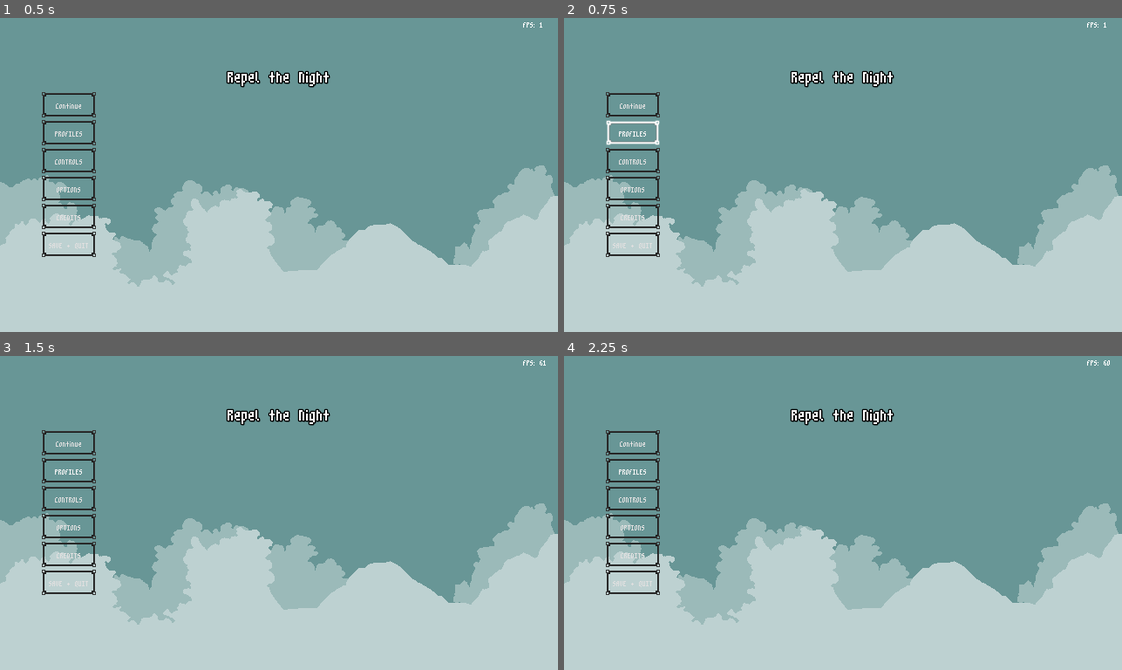
Above: before the commit, frames 1-4 (two rows, left to right).
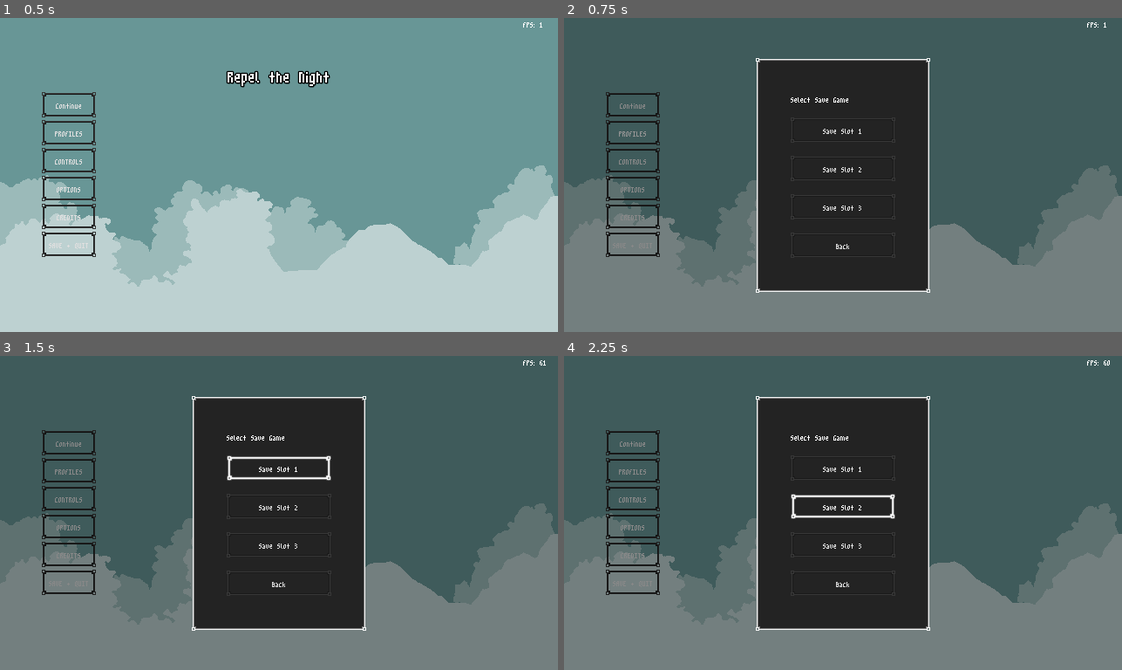
Above: after the commit, the same moments.

Repository: Netizen-Sys10/repel-the-night
Game: Godot game, scene res://main.tscn
Same seed, same stepped clock (60 frames per second), same inputs: the game is played once before the commit and once after it.
Inputs (mouse positions are in pixels of both pictures, inside the frame that each line leads up to):
- Up to frame 1 (0.5 s): no input
- Up to frame 2 (0.75 s): click "PROFILES" at 0.5 s
- Up to frame 3 (1.5 s): click (279, 469) at 1.25 s, where only the run after the commit has a clickable "Save Slot 1"
- Up to frame 4 (2.25 s): click (843, 506) at 2 s, where only the run after the commit has a clickable "Save Slot 2"

Frame 1 is identical in both runs. In frame 2, 99% of the frame differs, in the area x 0-100%, y 0-100%; in frame 3, 99%; in frame 4, 99%.

Commit message:
Added ProfilesMenu

Diff:
--- a/Menu/ControlsMenu/controls_menu.tscn
+++ b/Menu/ControlsMenu/controls_menu.tscn
@@ -1,12 +1,12 @@
-[gd_scene load_steps=28 format=3 uid="uid://c1evf3diuxii3"]
+[gd_scene load_steps=35 format=3 uid="uid://c1evf3diuxii3"]
 
 [ext_resource type="Script" path="res://Menu/ControlsMenu/controls_menu.gd" id="1_i2mfk"]
 [ext_resource type="Script" path="res://Assets/Themes/animatedTextureRect.gd" id="2_ip0qr"]
 [ext_resource type="Texture2D" uid="uid://bbe4m7hll113q" path="res://Menu/ControlsMenu/Button-Sheet_right.png" id="3_alfja"]
 [ext_resource type="Texture2D" uid="uid://b4kigmu5ssibd" path="res://Menu/ControlsMenu/Button-Sheet_left.png" id="3_mshy5"]
 [ext_resource type="Texture2D" uid="uid://ce5momd7685dk" path="res://Menu/ControlsMenu/Button-Sheet_down.png" id="4_0mf11"]
-[ext_resource type="Texture2D" uid="uid://bdqc8e3ayqtbn" path="res://Menu/ControlsMenu/Button_shift.png" id="4_rxyp1"]
 [ext_resource type="Texture2D" uid="uid://bx8ckq80iqhs7" path="res://Menu/ControlsMenu/Button-Sheet_up.png" id="6_xniih"]
+[ext_resource type="Texture2D" uid="uid://4kn4xxxhpcm2" path="res://Menu/ControlsMenu/Button_shift-Sheet.png" id="7_fplaq"]
 
 [sub_resource type="AtlasTexture" id="AtlasTexture_8r8o6"]
 atlas = ExtResource("3_mshy5")
@@ -139,6 +139,18 @@
 atlas = ExtResource("4_0mf11")
 region = Rect2(48, 0, 24, 24)
 
+[sub_resource type="AtlasTexture" id="AtlasTexture_y3bdh"]
+atlas = ExtResource("7_fplaq")
+region = Rect2(0, 0, 48, 24)
+
+[sub_resource type="AtlasTexture" id="AtlasTexture_im6i6"]
+atlas = ExtResource("7_fplaq")
+region = Rect2(48, 0, 48, 24)
+
+[sub_resource type="AtlasTexture" id="AtlasTexture_6jvva"]
+atlas = ExtResource("7_fplaq")
+region = Rect2(96, 0, 48, 24)
+
 [sub_resource type="SpriteFrames" id="SpriteFrames_3hvfk"]
 animations = [{
 "frames": [{
@@ -167,6 +179,49 @@
 }],
 "loop": true,
 "name": &"button_hold",
+"speed": 5.0
+}, {
+"frames": [{
+"duration": 1.0,
+"texture": SubResource("AtlasTexture_y3bdh")
+}, {
+"duration": 1.0,
+"texture": SubResource("AtlasTexture_im6i6")
+}, {
+"duration": 1.0,
+"texture": SubResource("AtlasTexture_6jvva")
+}],
+"loop": true,
+"name": &"button_shift",
+"speed": 5.0
+}]
+
+[sub_resource type="AtlasTexture" id="AtlasTexture_bg2qj"]
+atlas = ExtResource("7_fplaq")
+region = Rect2(0, 0, 48, 24)
+
+[sub_resource type="AtlasTexture" id="AtlasTexture_55m74"]
+atlas = ExtResource("7_fplaq")
+region = Rect2(48, 0, 48, 24)
+
+[sub_resource type="AtlasTexture" id="AtlasTexture_xd72t"]
+atlas = ExtResource("7_fplaq")
+region = Rect2(96, 0, 48, 24)
+
+[sub_resource type="SpriteFrames" id="SpriteFrames_2jm4i"]
+animations = [{
+"frames": [{
+"duration": 1.0,
+"texture": SubResource("AtlasTexture_bg2qj")
+}, {
+"duration": 1.0,
+"texture": SubResource("AtlasTexture_55m74")
+}, {
+"duration": 8.0,
+"texture": SubResource("AtlasTexture_xd72t")
+}],
+"loop": true,
+"name": &"button_shift",
 "speed": 5.0
 }]
 
@@ -288,10 +343,15 @@
 layout_mode = 2
 alignment = 1
 
-[node name="TextureRect" type="TextureRect" parent="PanelContainer/MarginContainer/HBoxContainer/VBoxContainer/HBoxContainer4"]
-layout_mode = 2
-texture = ExtResource("4_rxyp1")
-stretch_mode = 2
+[node name="AnimatedTextureRect" type="TextureRect" parent="PanelContainer/MarginContainer/HBoxContainer/VBoxContainer/HBoxContainer4"]
+layout_mode = 2
+texture = SubResource("AtlasTexture_bg2qj")
+script = ExtResource("2_ip0qr")
+sprites = SubResource("SpriteFrames_2jm4i")
+autoplay = true
+Animation = "button_shift"
+Frame = 0
+"Speed Scale" = 1.0
 
 [node name="VBoxContainer2" type="VBoxContainer" parent="PanelContainer/MarginContainer/HBoxContainer"]
 layout_mode = 2
--- /dev/null
+++ b/Menu/ProfilesMenu/profiles_menu.gd
@@ -0,0 +1,9 @@
+extends Control
+
+func _unhandled_input(event: InputEvent) -> void:
+	if event.is_action_pressed("ui_cancel"):
+		_on_exit_pressed()
+
+func _on_exit_pressed() -> void:
+	if get_parent().has_method("_pop_and_push"):
+		get_parent()._pop_and_push("TitleMenu")
--- /dev/null
+++ b/Menu/ProfilesMenu/profiles_menu.tscn
@@ -0,0 +1,92 @@
+[gd_scene load_steps=2 format=3 uid="uid://1287m7effsev"]
+
+[ext_resource type="Script" path="res://Menu/ProfilesMenu/profiles_menu.gd" id="1_54wjb"]
+
+[node name="ProfilesMenu" type="Control"]
+layout_mode = 3
+anchors_preset = 15
+anchor_right = 1.0
+anchor_bottom = 1.0
+grow_horizontal = 2
+grow_vertical = 2
+script = ExtResource("1_54wjb")
+
+[node name="Background" type="ColorRect" parent="."]
+layout_mode = 1
+anchors_preset = 15
+anchor_right = 1.0
+anchor_bottom = 1.0
+grow_horizontal = 2
+grow_vertical = 2
+color = Color(0, 0, 0, 0.392157)
+
+[node name="PanelContainer" type="PanelContainer" parent="."]
+layout_mode = 1
+anchors_preset = 8
+anchor_left = 0.5
+anchor_top = 0.5
+anchor_right = 0.5
+anchor_bottom = 0.5
+offset_left = -99.0
+offset_top = -110.0
+offset_right = 99.0
+offset_bottom = 110.0
+grow_horizontal = 2
+grow_vertical = 2
+
+[node name="MarginContainer" type="MarginContainer" parent="PanelContainer"]
+layout_mode = 2
+theme_override_constants/margin_left = 32
+theme_override_constants/margin_top = 32
+theme_override_constants/margin_right = 32
+theme_override_constants/margin_bottom = 32
+
+[node name="HBoxContainer" type="HBoxContainer" parent="PanelContainer/MarginContainer"]
+layout_mode = 2
+theme_override_constants/separation = 15
+
+[node name="VBoxContainer2" type="VBoxContainer" parent="PanelContainer/MarginContainer/HBoxContainer"]
+layout_mode = 2
+theme_override_constants/separation = 15
+
+[node name="Label" type="Label" parent="PanelContainer/MarginContainer/HBoxContainer/VBoxContainer2"]
+layout_mode = 2
+text = "Select Save Game"
+vertical_alignment = 1
+
+[node name="HBoxContainer" type="HBoxContainer" parent="PanelContainer/MarginContainer/HBoxContainer/VBoxContainer2"]
+custom_minimum_size = Vector2(0, 24)
+layout_mode = 2
+theme_override_constants/separation = 20
+
+[node name="Slot 1" type="Button" parent="PanelContainer/MarginContainer/HBoxContainer/VBoxContainer2/HBoxContainer"]
+custom_minimum_size = Vector2(120, 0)
+layout_mode = 2
+text = "Save Slot 1"
+
+[node name="HBoxContainer2" type="HBoxContainer" parent="PanelContainer/MarginContainer/HBoxContainer/VBoxContainer2"]
+custom_minimum_size = Vector2(0, 24)
+layout_mode = 2
+theme_override_constants/separation = 20
+
+[node name="Slot 1" type="Button" parent="PanelContainer/MarginContainer/HBoxContainer/VBoxContainer2/HBoxContainer2"]
+custom_minimum_size = Vector2(120, 0)
+layout_mode = 2
+text = "Save Slot 2"
+
+[node name="HBoxContainer5" type="HBoxContainer" parent="PanelContainer/MarginContainer/HBoxContainer/VBoxContainer2"]
+custom_minimum_size = Vector2(0, 24)
+layout_mode = 2
+theme_override_constants/separation = 20
+
+[node name="Slot 1" type="Button" parent="PanelContainer/MarginContainer/HBoxContainer/VBoxContainer2/HBoxContainer5"]
+custom_minimum_size = Vector2(120, 0)
+layout_mode = 2
+text = "Save Slot 3
+"
+
+[node name="BackButton" type="Button" parent="PanelContainer/MarginContainer/HBoxContainer/VBoxContainer2"]
+layout_mode = 2
+text = "Back"
+
+[connection signal="button_down" from="PanelContainer/MarginContainer/HBoxContainer/VBoxContainer2/BackButton" to="." method="_on_exit_pressed"]
--- a/Menu/TitleMenu/title_menu.gd
+++ b/Menu/TitleMenu/title_menu.gd
@@ -13,5 +13,9 @@
 	if get_parent().has_method("_push_scene"):
 		get_parent()._push_scene("ControlsMenu")
 
+func _on_profiles_pressed() -> void:
+	if get_parent().has_method("_push_scene"):
+		get_parent()._push_scene("ProfilesMenu")
+
 func _on_exit_pressed() -> void:
 	get_tree().quit()
--- a/Menu/TitleMenu/title_menu.tscn
+++ b/Menu/TitleMenu/title_menu.tscn
@@ -84,6 +84,7 @@
 text = "SAVE + QUIT"
 
 [connection signal="button_down" from="MarginContainer/HButtonContainer/VButtonContainer/StartButton" to="." method="_on_start_pressed"]
+[connection signal="button_down" from="MarginContainer/HButtonContainer/VButtonContainer/ProfilesButton" to="." method="_on_profiles_pressed"]
 [connection signal="button_down" from="MarginContainer/HButtonContainer/VButtonContainer/ControlsButton" to="." method="_on_controls_pressed"]
 [connection signal="button_down" from="MarginContainer/HButtonContainer/VButtonContainer/OptionsButton" to="." method="_on_options_pressed"]
 [connection signal="button_down" from="MarginContainer/HButtonContainer/VButtonContainer/ExitButton" to="." method="_on_exit_pressed"]
--- a/Menu/menu.gd
+++ b/Menu/menu.gd
@@ -8,7 +8,8 @@
 var scenes  : Dictionary = {
 	"TitleMenu" : load("res://Menu/TitleMenu/title_menu.tscn"),
 	"OptionsMenu" : load("res://Menu/OptionsMenu/options_menu.tscn"),
-	"ControlsMenu" : load("res://Menu/ControlsMenu/controls_menu.tscn")
+	"ControlsMenu" : load("res://Menu/ControlsMenu/controls_menu.tscn"),
+	"ProfilesMenu" : load("res://Menu/ProfilesMenu/profiles_menu.tscn")
 	}
 
 
Not shown: 9 places in Assets/Themes/custom_theme.tres that only renumber resources
Binary file added: Menu/ControlsMenu/Button_shift-Sheet.png
Not shown, changed: Menu/ControlsMenu/Button_shift-Sheet.png.import
Binary file removed: Menu/ControlsMenu/Button_shift.png
Not shown, changed: Units/Player/Sprites/Player_Idle.png.import
Not shown, changed: Units/Player/Sprites/Player_Run.png.import
Not shown, changed: Units/Player/Sprites/Player_Run_Fast.png.import
Not shown, changed: Units/Player/Sprites/Player_Walk.png.import
Not shown, changed: Units/Player/Sprites/Player_death.png.import
Not shown, changed: Units/Player/Sprites/Player_hit.png.import
